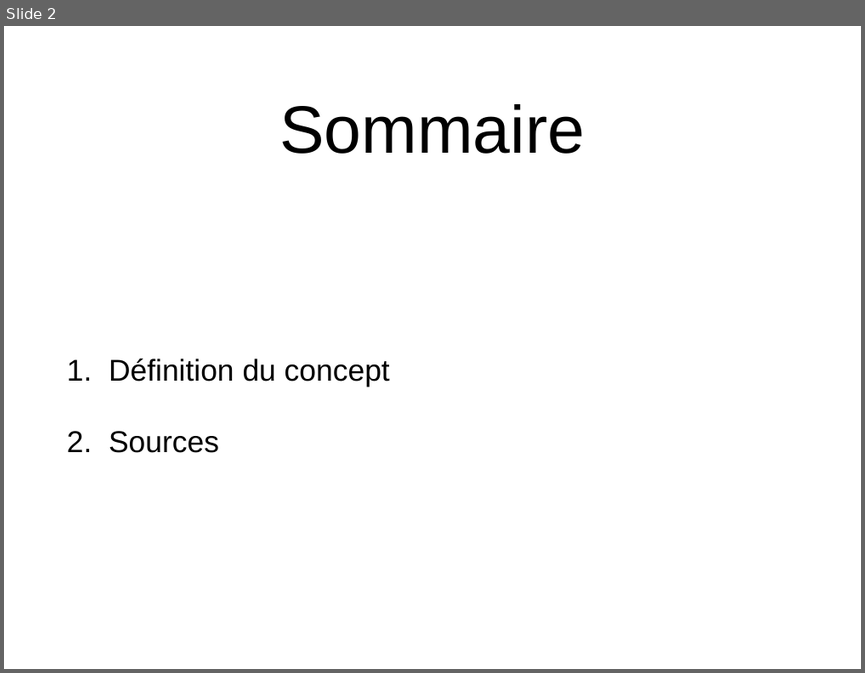
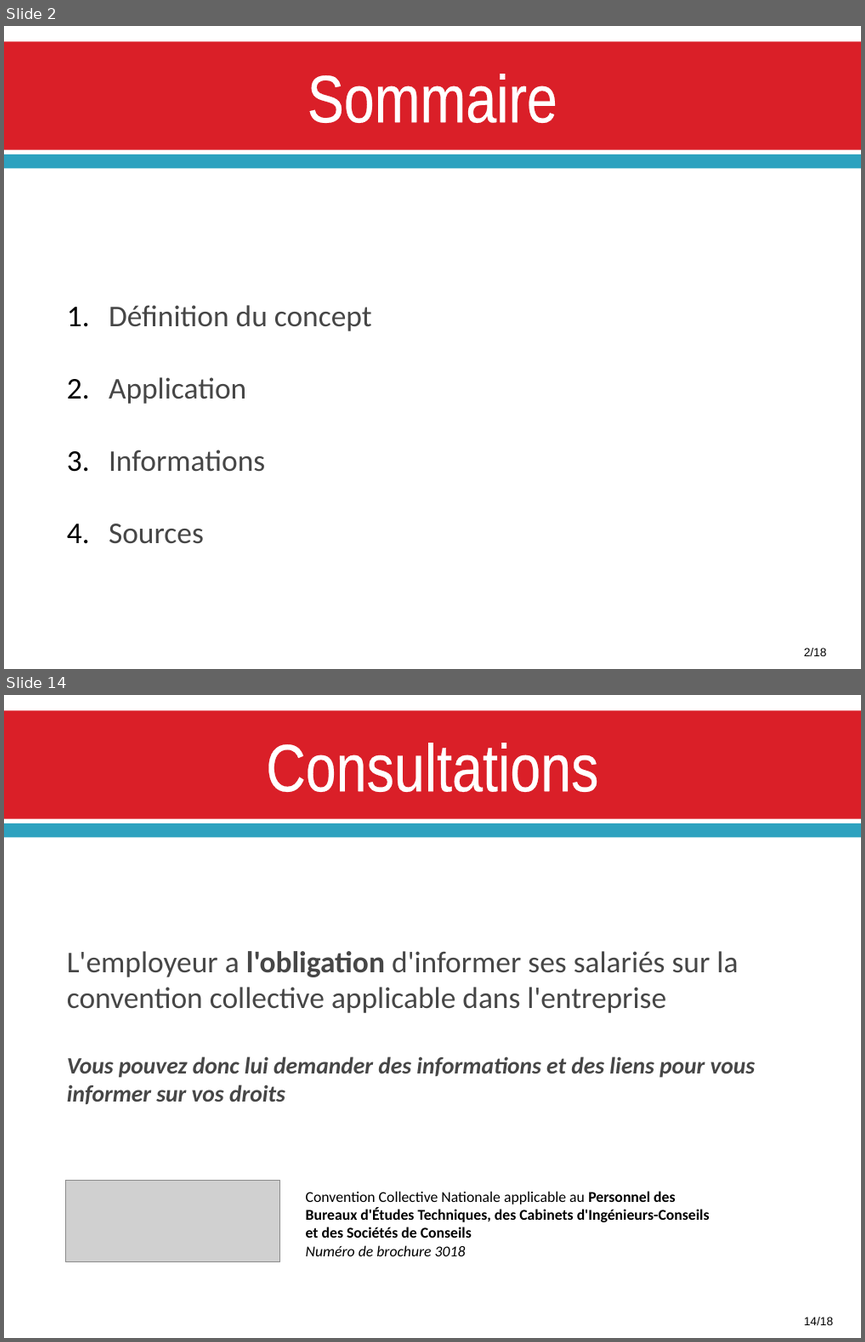
Before and after one commit to Mekiis/LP, a slide deck: COMMUNICATION/Convention_Collective.pptx. Shown one above the other, each under a label of ours: slide 2 before the commit, slides 2 and 14 after it; the slides between them are not shown. The pictures are 865x673 and 865x1342 pixels, drawn with LibreOffice and Linux fonts; fonts in the diff are those of the drawing; grey boxes stand for pictures. Boxes give left, top, right and bottom in pixels: in the first picture for what was removed or moved away, otherwise in the second. Text is boxed around its words. In the diff, an @@ line names an element or a change of style, - is before the commit and + after.

```diff
--- a/COMMUNICATION/Convention_Collective.pptx
+++ b/COMMUNICATION/Convention_Collective.pptx
@@ slide 14 added at (4,695,861,1338), background #FFFFFF; not listed: 2 template elements that a slide beside it also shows @@
@@ title added at (266,743,598,792), 80 pt, text #FFFFFF @@
+Consultations
@@ text added at (67,951,755,1104), 36 pt, text #464646, bold @@
+L'employeur a l'obligation d'informer ses salariés sur la convention collective applicable dans l'entreprise
+Vous pouvez donc lui demander des informations et des liens pour vous informer sur vos droits
@@ picture added at (65,1180,280,1261) @@
@@ text added at (306,1191,710,1256), 18 pt, text #000000, bold @@
+Convention Collective Nationale applicable au Personnel des Bureaux d'Études Techniques, des Cabinets d'Ingénieurs-Conseils et des Sociétés de Conseils
+Numéro de brochure 3018
@@ text added at (804,1316,833,1325), 14 pt, text #000000 @@
+14/18
@@ slide 2 changed as well @@
@@ rectangle added at (4,41,861,150), fill #DA1F28 @@
@@ title "Sommaire" at (307,74,557,123): font Arial to Arial Narrow, text colour #000000 to #FFFFFF, letter outline none to #FFFFFF 1.1 pt; vertical alignment middle to top @@
@@ rectangle added at (4,154,861,168), fill #2DA2BF @@
@@ text at (109,305,372,544): font Arial to Calibri, text colour #000000 to #464646 in "Définition du concept", "Sources"; line spacing 1 to 2; less space between paragraphs @@
@@ text at (109,377,265,471): paragraphs added @@
+2. Application
+3. Informations
@@ text added at (804,647,827,656), 14 pt, text #000000 @@
+2/18
```
Also in this commit, not shown: 6 other slides changed, 10 other slides added, 3 slides removed.
